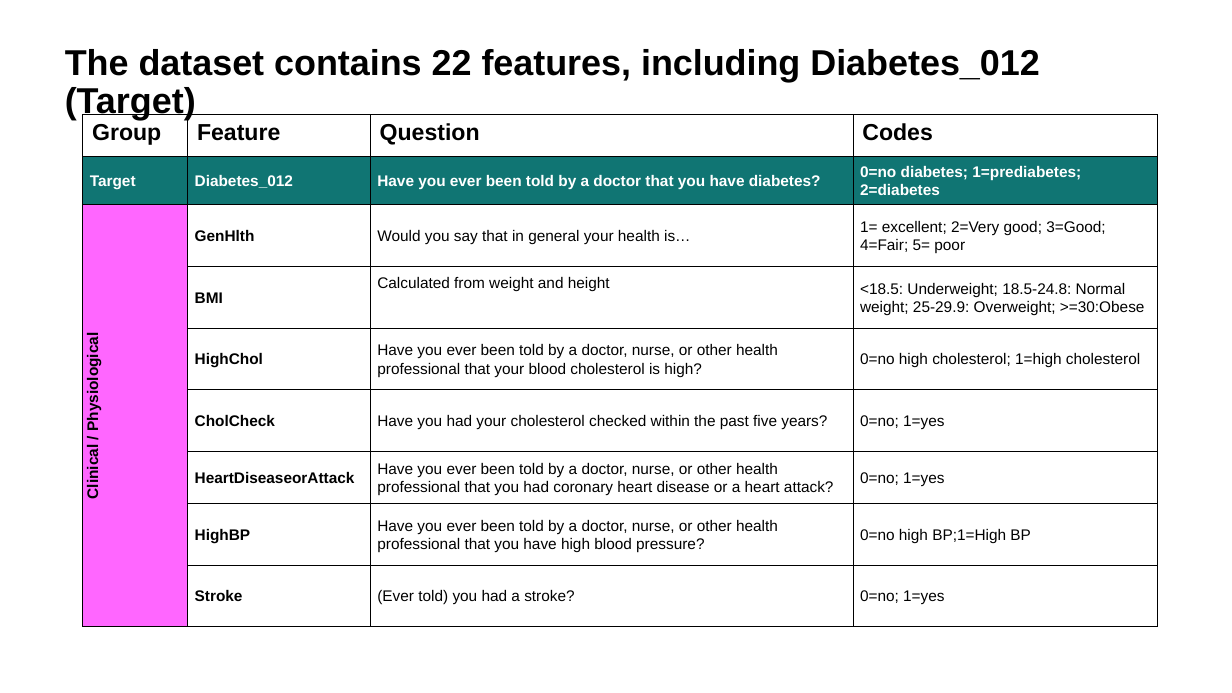
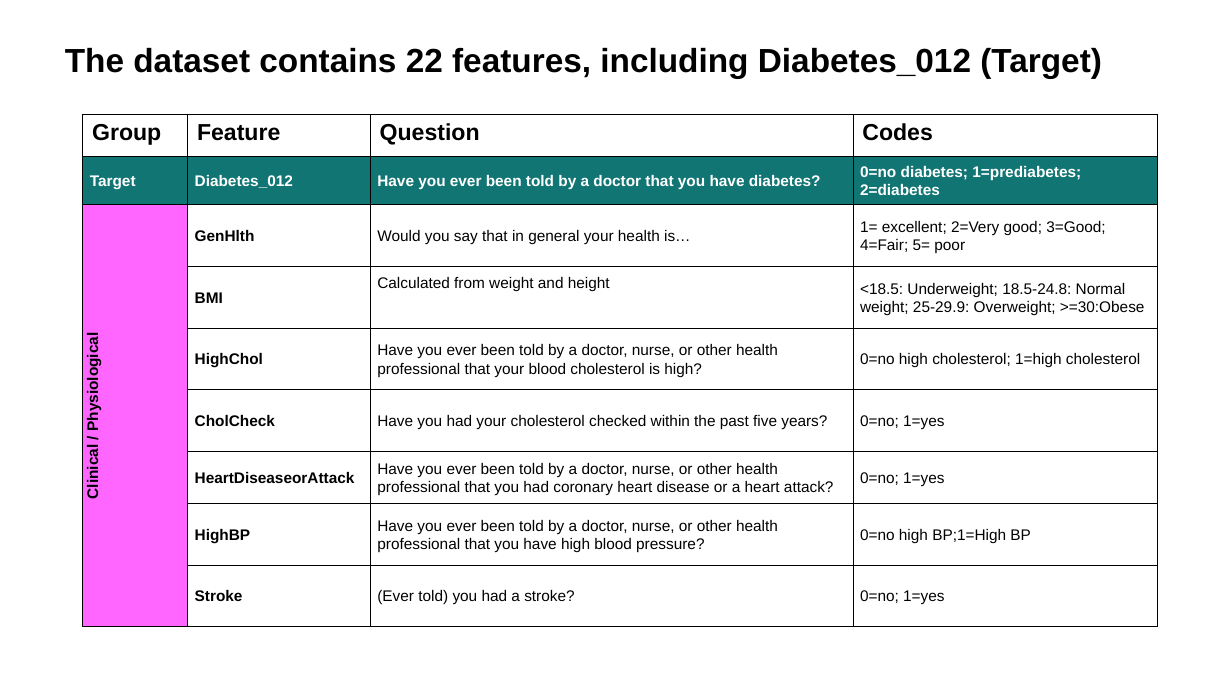
Before and after one commit to teresamcgarry/diabetes, a slide deck: slide 16 of presentation/diabetes_presentation.pptx. Drawn at 1232x693 pixels with LibreOffice and Linux fonts; fonts in the diff are those of the drawing. Boxes give left, top, right and bottom in pixels: in the first picture for what was removed or moved away, otherwise in the second. Text is boxed around its words. In the diff, an @@ line names an element or a change of style, - is before the commit and + after.

Commit message:
Diabetes PowerPoint presentation

```diff
--- a/presentation/diabetes_presentation.pptx
+++ b/presentation/diabetes_presentation.pptx
@@ title "The dataset contains 22 features, ..." at bbox=[65, 47, 1102, 79]: size 28 to 26 pt @@
```
Also in this commit, not shown: 1 other slide changed, 1 slide added, 1 slide removed.
